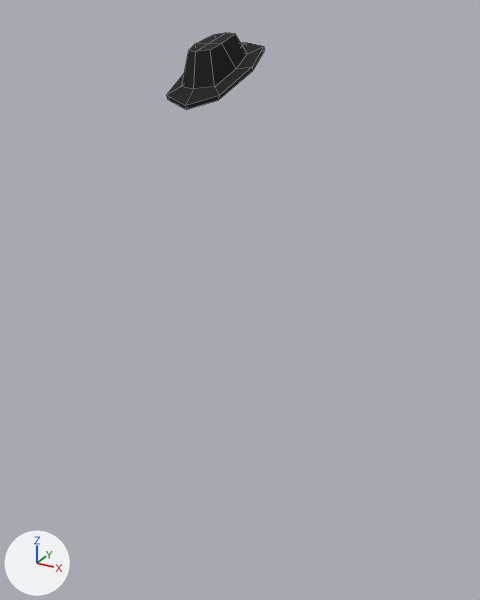
Two versions of the FBX model Assets/Models/eduard@eduard_walkslow.FBX, one commit apart.
Rendered twice from a 50 mm lens placed at (1.0, -1.78, 1.922), pointed at (0.013, 0.016, 1.024). The axes (+X, +Y, +Z) are drawn at lower left. The lights are the same throughout. Mesh edges are drawn as thin lines. Where no turn or scale is listed for an object, it has been applied to the vertices.
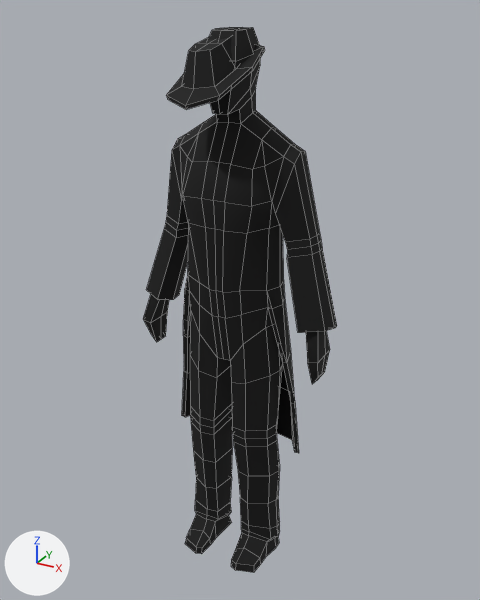
What differs and where, as boxes (x1, y1, x2, y2) in the pictures (480 x 600 px):
'Box01', added (black)
    after: (143, 27, 337, 573)

Edits to the bpy script that builds the scene:
```text
Add me_box01:
    me_box01.from_pydata(...)  # 413 vertices, 412 faces; spans x -0.35..0.35, y -0.25..0.05, z -1.31..0.55
    me_box01.materials.append(mat_black)  # black #000000
Add ob_box01:
    ob_box01 = bpy.data.objects.new('Box01', me_box01)
    ob_box01.location = (0.0, 0.094, 1.321)
```
